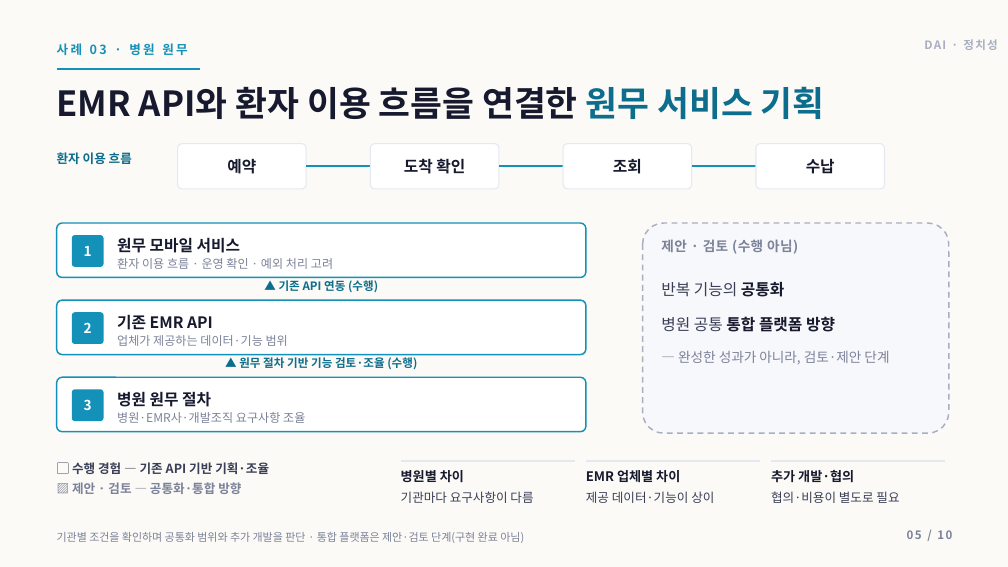
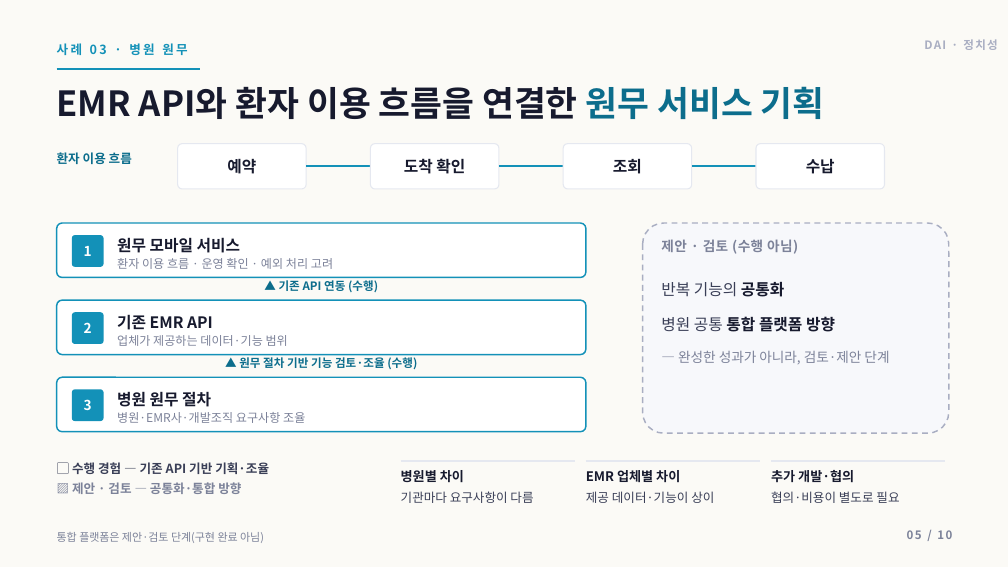
Before and after one commit to insightjung27/dai-healthcare-pt-deck-2, a slide deck: slide 5 of 정치성_DAI_AI헬스케어플랫폼팀장_면접PT.pptx. Drawn at 1008x567 pixels with LibreOffice and Linux fonts; fonts in the diff are those of the drawing. Boxes give left, top, right and bottom in pixels: in the first picture for what was removed or moved away, otherwise in the second. Text is boxed around its words. In the diff, an @@ line names an element or a change of style, - is before the commit and + after.

```diff
--- a/정치성_DAI_AI헬스케어플랫폼팀장_면접PT.pptx
+++ b/정치성_DAI_AI헬스케어플랫폼팀장_면접PT.pptx
@@ text at bbox=[57, 532, 264, 543]: text changed @@
-기관별 조건을 확인하며 공통화 범위와 추가 개발을 판단 · 통합 플랫폼은 제안·검토 단계(구현 완료 아님)
+통합 플랫폼은 제안·검토 단계(구현 완료 아님)
```
Also in this commit, not shown: 7 other slides changed, 3 other files.
